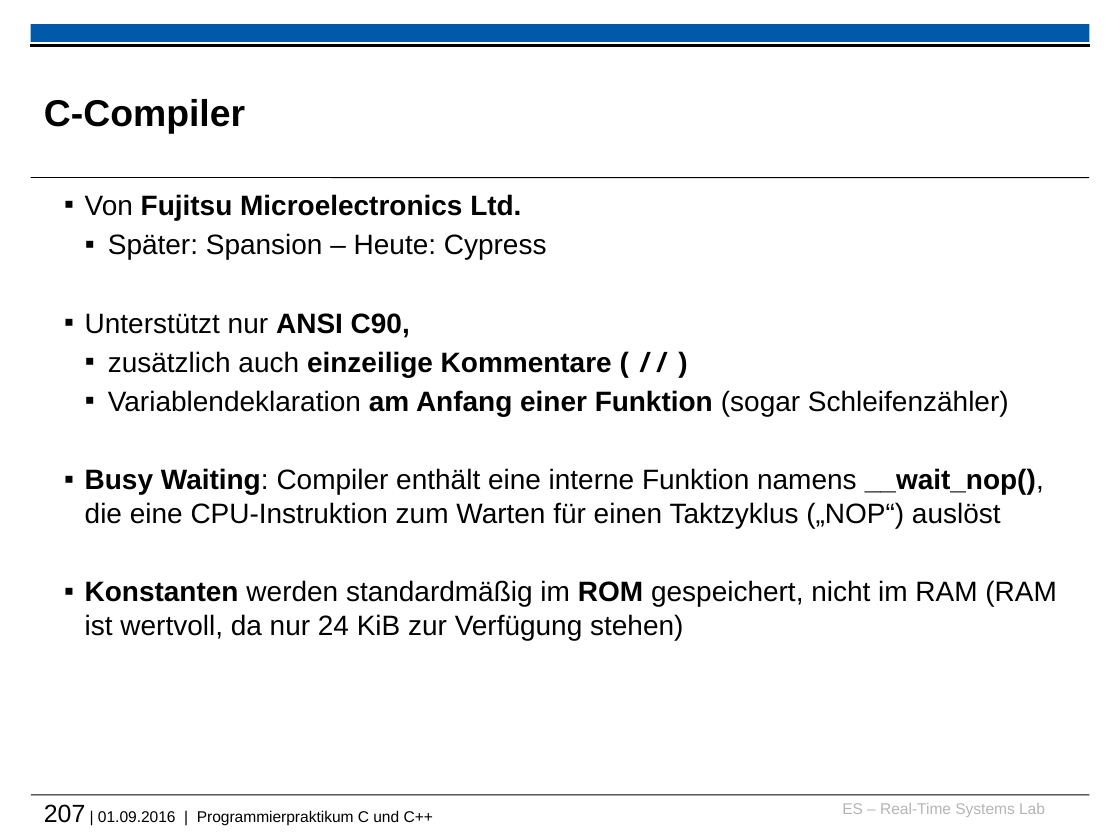
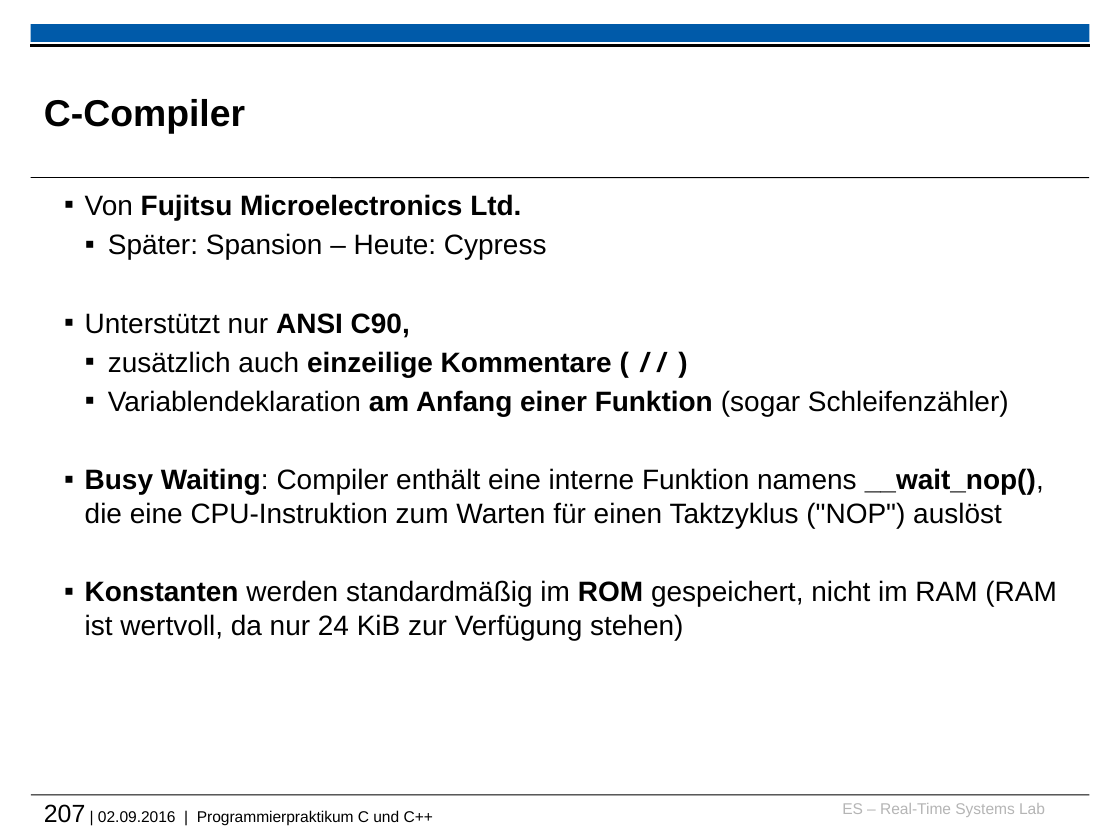
Before and after one commit to h82k/tud-cppp, a slide deck: slide 207 of cppp_lecture.pptx. Drawn at 1120x840 pixels with LibreOffice and Linux fonts; fonts in the diff are those of the drawing; background and template pictures are left out. Boxes give left, top, right and bottom in pixels: in the first picture for what was removed or moved away, otherwise in the second. Text is boxed around its words. In the diff, an @@ line names an element or a change of style, - is before the commit and + after.

```diff
--- a/cppp_lecture.pptx
+++ b/cppp_lecture.pptx
@@ text at box(85, 468, 1044, 528): text changed @@
-  ▪ Busy Waiting: Compiler enthält eine interne Funktion namens __wait_nop(), die eine CPU-Instruktion zum Warten für einen Taktzyklus („NOP“) auslöst
+  ▪ Busy Waiting: Compiler enthält eine interne Funktion namens __wait_nop(), die eine CPU-Instruktion zum Warten für einen Taktzyklus ("NOP") auslöst
@@ text at box(44, 804, 433, 825): text changed @@
-207 | 01.09.2016 | Programmierpraktikum C und C++
+207 | 02.09.2016 | Programmierpraktikum C und C++
```
Also in this commit, not shown: 68 other slides changed, 2 slides added, 2 other files.
